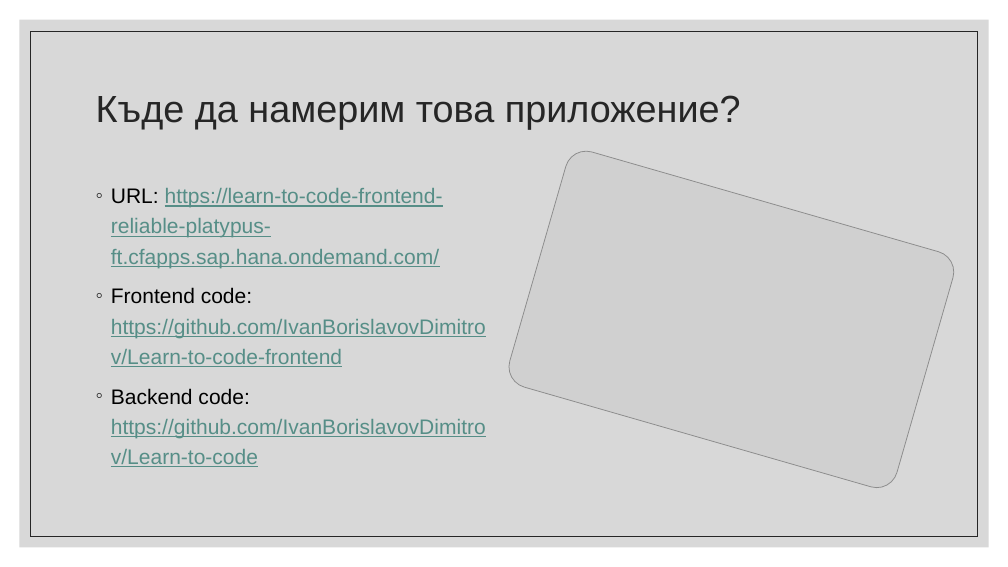
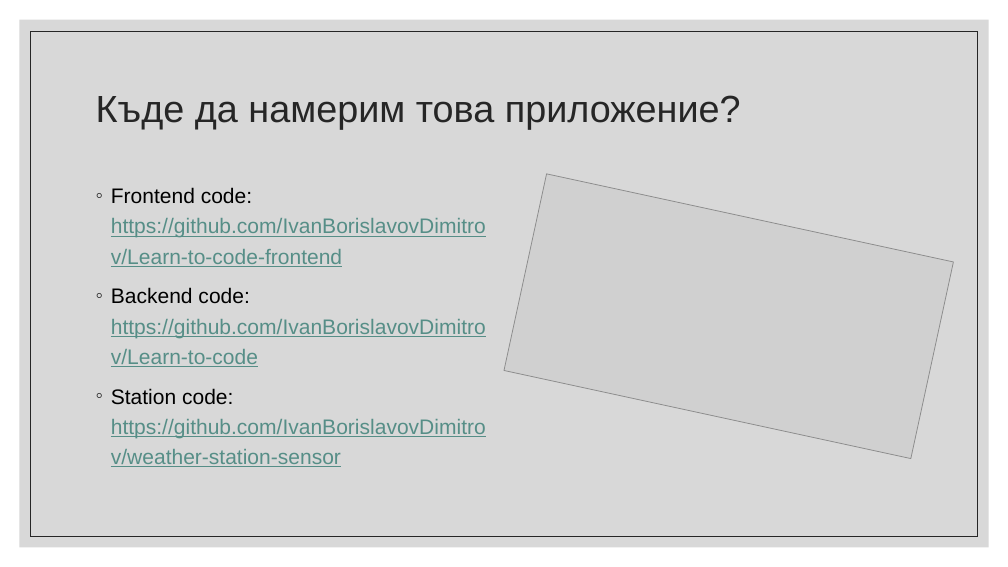
Before and after one commit to IvanBorislavovDimitrov/weather-station-server, a slide deck: slide 16 of Дипломна работа (AA).pptx (slide 17 before the commit). Drawn at 1008x567 pixels with LibreOffice and Linux fonts; fonts in the diff are those of the drawing; grey boxes stand for pictures. Boxes give left, top, right and bottom in pixels: in the first picture for what was removed or moved away, otherwise in the second. Text is boxed around its words. In the diff, an @@ line names an element or a change of style, - is before the commit and + after.

```diff
--- a/Дипломна работа (AA).pptx
+++ b/Дипломна работа (AA).pptx
@@ picture at bbox=[504, 174, 954, 458]: rotation 16 to 12 degrees @@
@@ text at bbox=[111, 188, 443, 268]: paragraph removed @@
-◦ URL: https://learn-to-code-frontend-reliable-platypus-ft.cfapps.sap.hana.ondemand.com/
@@ text at bbox=[111, 388, 486, 467]: paragraph added @@
+◦ Station code: https://github.com/IvanBorislavovDimitrov/weather-station-sensor
```
Also in this commit, not shown: 3 other slides changed, 1 slide removed.
